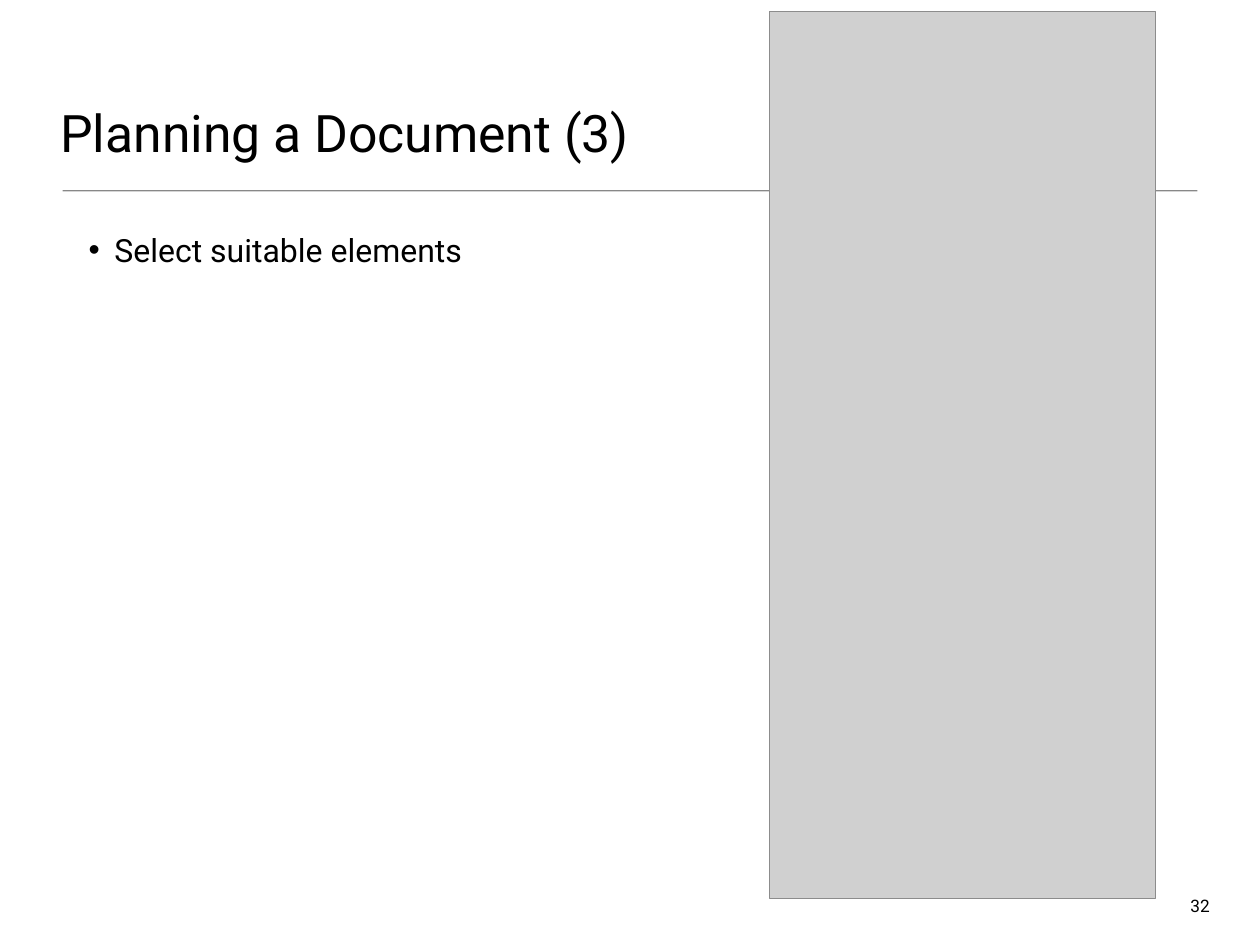
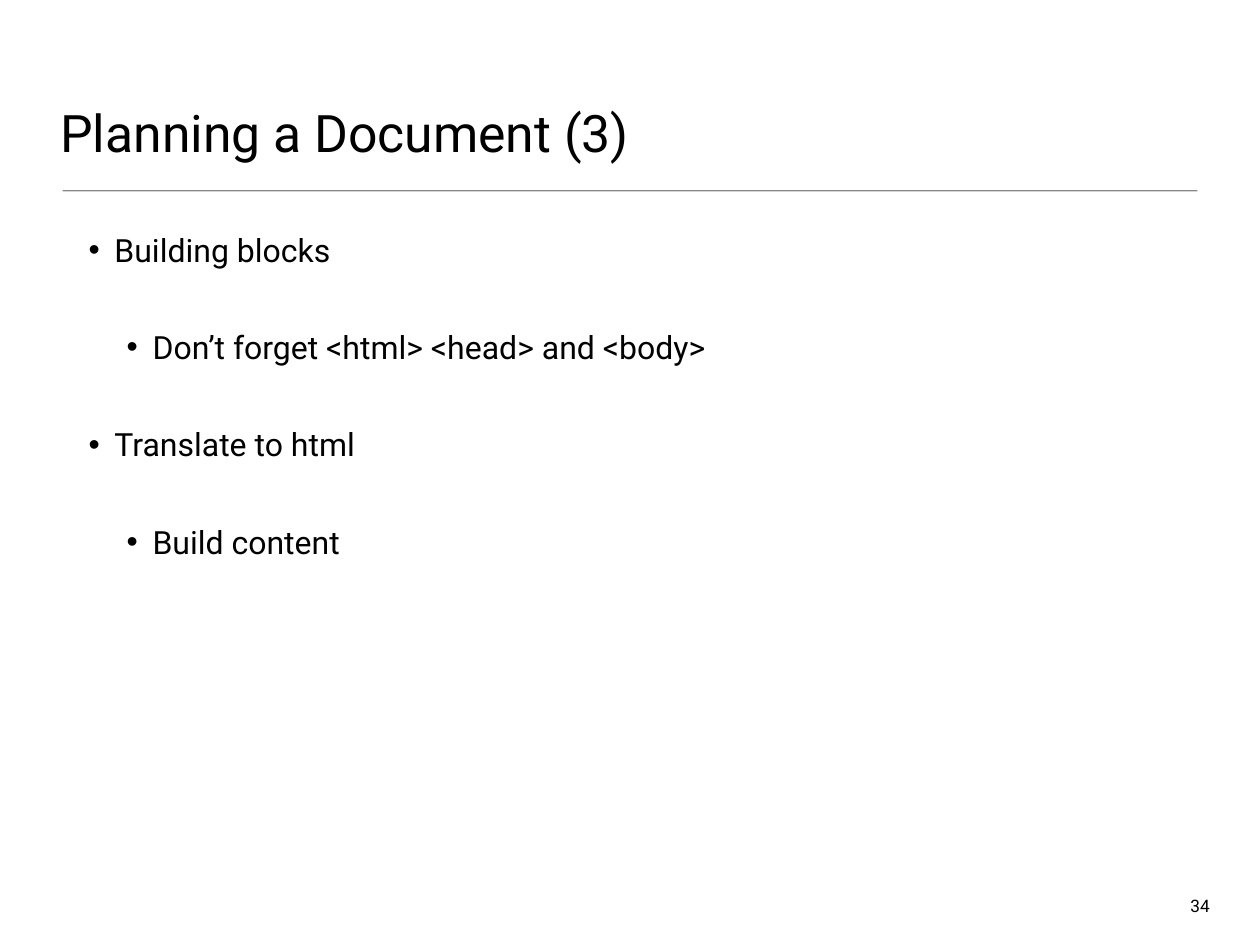
Before and after one commit to wit-web-dev-2015/web-dev-1, a slide deck: slide 34 of topic01/talk-2/b-html-page-structure.pptx (slide 32 before the commit). Drawn at 1260x945 pixels with LibreOffice and Linux fonts; fonts in the diff are those of the drawing; grey boxes stand for pictures. Boxes give left, top, right and bottom in pixels: in the first picture for what was removed or moved away, otherwise in the second. Text is boxed around its words. In the diff, an @@ line names an element or a change of style, - is before the commit and + after.

```diff
--- a/topic01/talk-2/b-html-page-structure.pptx
+++ b/topic01/talk-2/b-html-page-structure.pptx
@@ picture removed at box(769, 11, 1155, 898) @@
@@ text at box(114, 238, 705, 555): text changed @@
-• Select suitable elements
+• Building blocks
+  • Don’t forget <html> <head> and <body>
+• Translate to html
+  • Build content
@@ page number at box(1190, 899, 1209, 912): text changed @@
-32
+34
```
Also in this commit, not shown: 7 other slides changed, 5 slides added, 3 slides removed, 10 other files.
